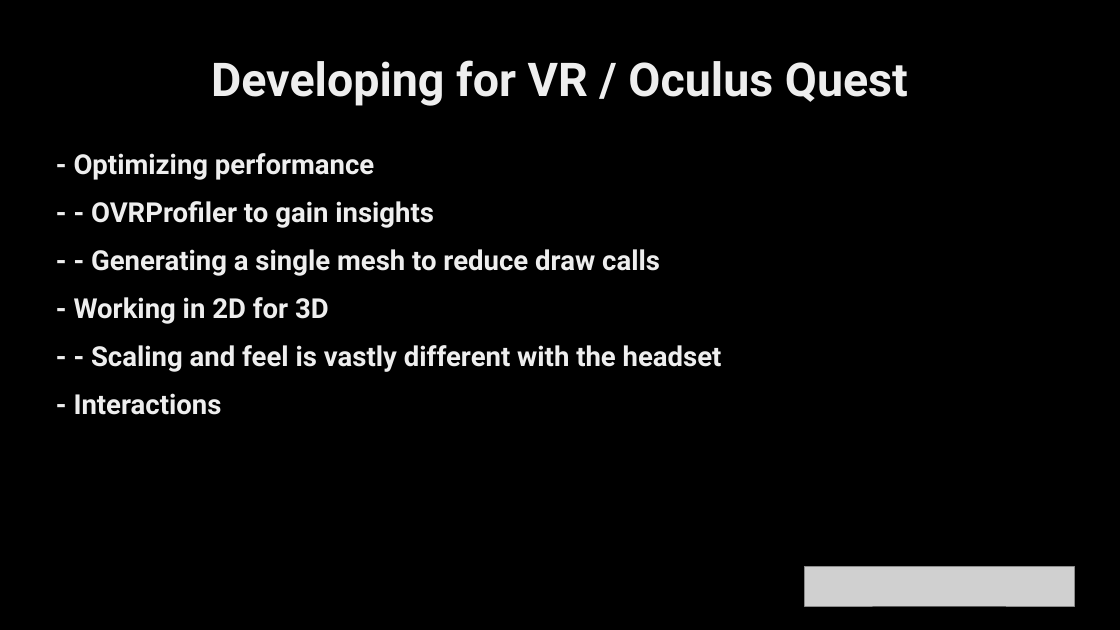
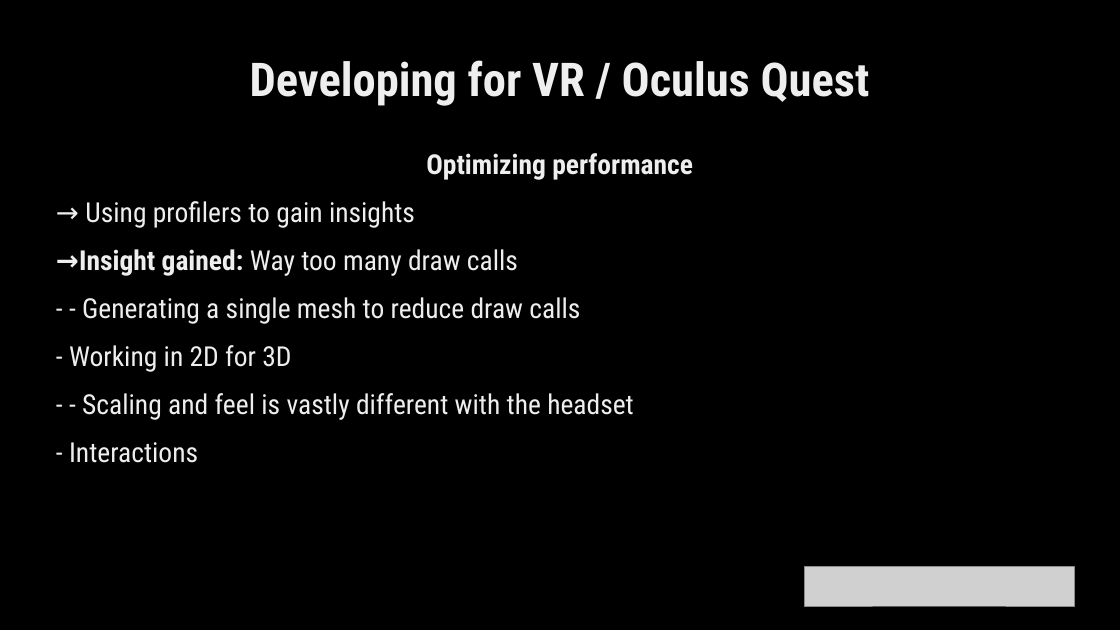
Before and after one commit to etlaM21/Chromesthesia, a slide deck: slide 12 of FINAL_PRESENTATON.odp (slide 6 before the commit). Drawn at 1120x630 pixels with LibreOffice and Linux fonts; fonts in the diff are those of the drawing; grey boxes stand for pictures. Boxes give left, top, right and bottom in pixels: in the first picture for what was removed or moved away, otherwise in the second. Text is boxed around its words. In the diff, an @@ line names an element or a change of style, - is before the commit and + after.

```diff
--- a/FINAL_PRESENTATON.odp
+++ b/FINAL_PRESENTATON.odp
@@ title "Developing for VR / Oculus ..." at (250, 60, 870, 106): font Roboto to Roboto Condensed @@
@@ text at (79, 153, 693, 276): text changed; font Roboto to Roboto Condensed; bold off @@
-- Optimizing performance
-- - OVRProfiler to gain insights
+Optimizing performance
+→ Using profilers to gain insights
+→Insight gained: Way too many draw calls
@@ text at (69, 297, 634, 463): font Roboto to Roboto Condensed, bold off in "- - Generating a single mesh to ...", "- Working in 2D for 3D", "- - Scaling and feel is vastly ...", "- Interactions" @@
```
Also in this commit, not shown: 1 other slide changed, 8 slides added, 2 slides removed, 2 other files.
